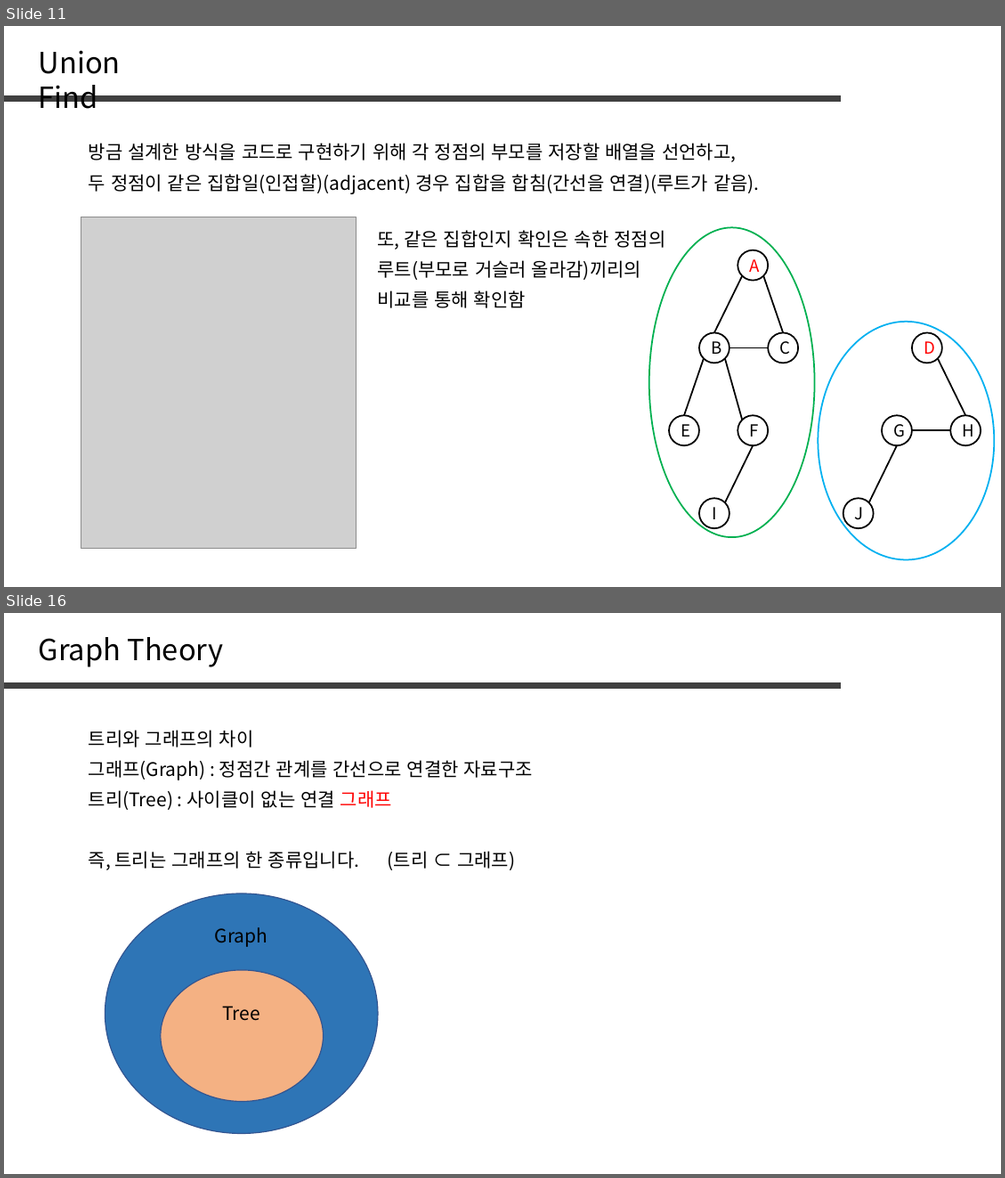
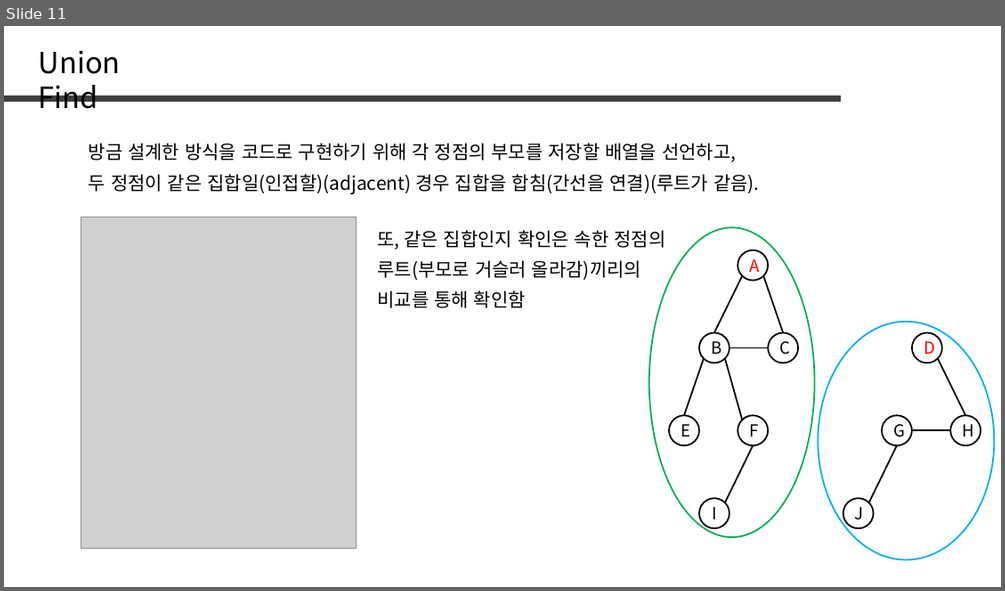
Before and after one commit to jaehoo1/PS-study, a slide deck: study/10_Disjoint Set.pptx. Shown one above the other, each under a label of ours: slides 11 and 16 before the commit, slide 11 after it; the slides between them are not shown. The pictures are 1005x1178 and 1005x591 pixels, drawn with LibreOffice and Linux fonts; fonts in the diff are those of the drawing; grey boxes stand for pictures. Boxes give left, top, right and bottom in pixels: in the first picture for what was removed or moved away, otherwise in the second. Text is boxed around its words. In the diff, an @@ line names an element or a change of style, - is before the commit and + after.

```diff
--- a/study/10_Disjoint Set.pptx
+++ b/study/10_Disjoint Set.pptx
@@ slide 16 removed at bbox=[4, 613, 1001, 1174], background #FFFFFF @@
@@ text removed at bbox=[39, 637, 224, 667] @@
-Graph Theory
@@ line removed from (4, 686) to (841, 686) @@
@@ text removed at bbox=[89, 730, 254, 747] @@
-트리와 그래프의 차이
@@ text removed at bbox=[89, 760, 533, 780] @@
-그래프(Graph) : 정점간 관계를 간선으로 연결한 자료구조
@@ text removed at bbox=[89, 790, 392, 810] @@
-트리(Tree) : 사이클이 없는 연결 그래프
@@ text removed at bbox=[89, 851, 515, 870] @@
-즉, 트리는 그래프의 한 종류입니다. (트리 ⊂ 그래프)
@@ ellipse removed at bbox=[105, 893, 378, 1134] @@
@@ text removed at bbox=[215, 927, 268, 947] @@
-Graph
@@ ellipse removed at bbox=[161, 970, 324, 1102] @@
@@ text removed at bbox=[222, 1005, 260, 1021] @@
-Tree
```
Also in this commit, not shown: 1 slide changed, 22 slides added, 45 other slides removed.
